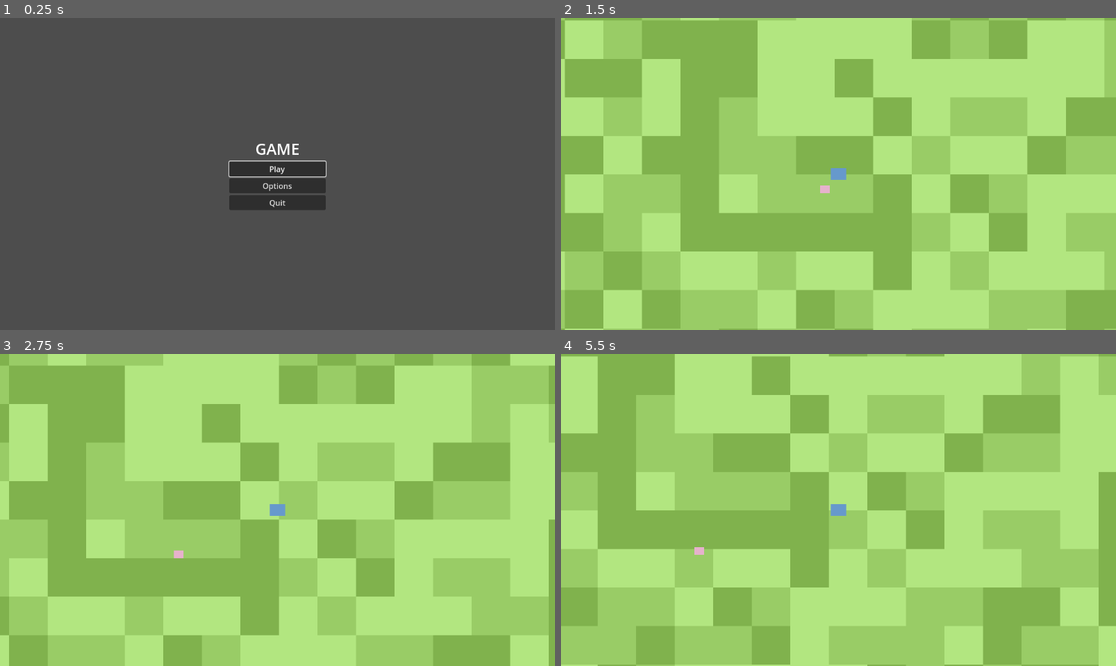
Above: before the commit, frames 1-4 (two rows, left to right).
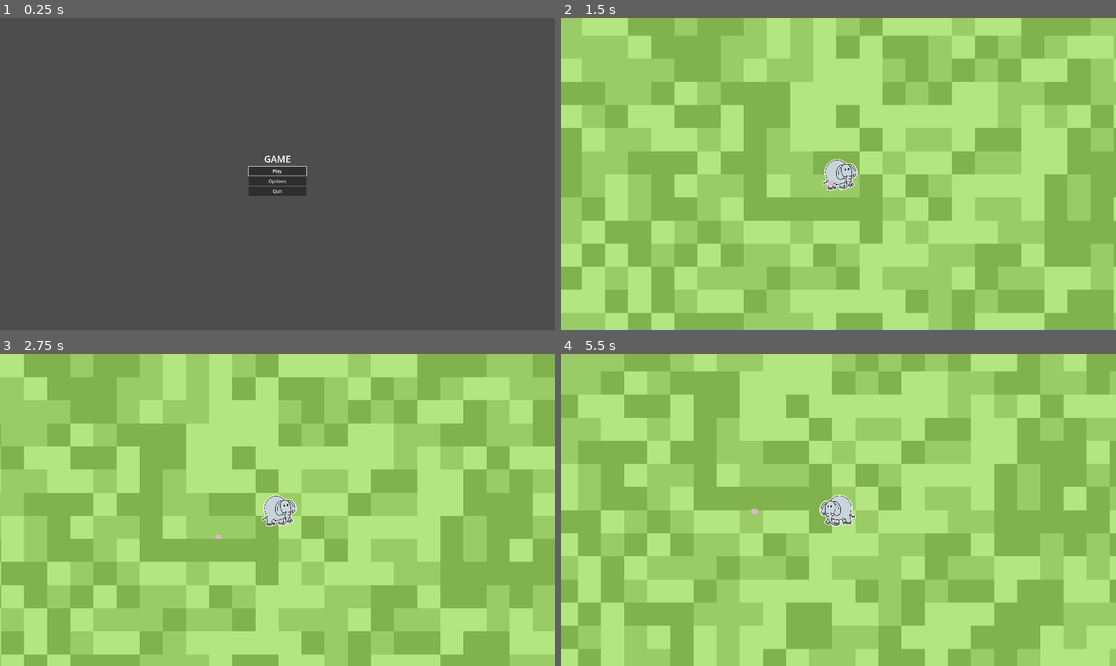
Above: after the commit, the same moments.

Repository: kevinpliang/micro-jam-47
Game: Godot game, scene res://game/Main.tscn
Two runs of this game, one before a commit and one after it. Both use one fixed random seed, a clock stepped at 60 frames per second and the inputs below.
Inputs (mouse positions are in pixels of both pictures, inside the frame that each line leads up to):
- Up to frame 1 (0.25 s): no input
- Up to frame 2 (1.5 s): click "Play" at 0.5 s; move the mouse to (960, 158) at 1.27 s; hold D (right) from 1.28 s (still down); click (960, 158) at 1.42 s
- Up to frame 3 (2.75 s): move the mouse to (166, 525) at 2.02 s; release D (right) at 2.03 s; hold S (down) from 2.03 s (still down)
- Up to frame 4 (5.5 s): move the mouse to (894, 441) at 2.77 s; release S (down) at 2.78 s; hold D (right) 2.78-3.53 s; move the mouse to (810, 572) at 3.52 s; hold W (up) 3.53-4.28 s; click (810, 572) at 3.67 s; move the mouse to (1005, 556) at 4.27 s; hold A (left) from 4.28 s (still down); move the mouse to (672, 463) at 5.02 s

The runs differ from the first frame. In frame 1, 2.2% of the frame differs, in the area x 41-59%, y 40-62%; in frame 2, 68%, in the area x 0-100%, y 0-100%; in frame 3, 64%; in frame 4, 65%.

Commit message:
add basic PlayerElephant idle and run sprites

Diff:
--- a/characters/PlayerElephant.gd
+++ b/characters/PlayerElephant.gd
@@ -33,6 +33,19 @@
 			velocity = direction * speed
 
 		move_and_slide()
+		_change_sprite()
+
+func _change_sprite():
+	if velocity.x < 0:
+		$Body.flip_h = true
+	elif velocity.x > 0:
+		$Body.flip_h = false
+
+	if velocity != Vector2.ZERO:
+		$Body.play("run")
+	else:
+		$Body.play("idle")
+
 
 func _on_area_entered(area):
 	# Check if we collided with a lion - kill it!
--- a/characters/PlayerElephant.tscn
+++ b/characters/PlayerElephant.tscn
@@ -1,6 +1,38 @@
-[gd_scene load_steps=4 format=3 uid="uid://bvn8rqtnwi645"]
+[gd_scene load_steps=9 format=3 uid="uid://bvn8rqtnwi645"]
 
 [ext_resource type="Script" uid="uid://c6vqd4cfnkekq" path="res://characters/PlayerElephant.gd" id="1_player"]
+[ext_resource type="Texture2D" uid="uid://b2rp6sdeldgy5" path="res://characters/assets/PlayerElephant/PlayerElephantIdle.png" id="2_joyqf"]
+[ext_resource type="Texture2D" uid="uid://dscm6hsyalxvl" path="res://characters/assets/PlayerElephant/PlayerElephantRun.png" id="3_joyqf"]
+
+[sub_resource type="AtlasTexture" id="AtlasTexture_33fq1"]
+atlas = ExtResource("3_joyqf")
+region = Rect2(512, 0, 512, 512)
+
+[sub_resource type="AtlasTexture" id="AtlasTexture_hb80a"]
+atlas = ExtResource("3_joyqf")
+region = Rect2(0, 0, 512, 512)
+
+[sub_resource type="SpriteFrames" id="SpriteFrames_joyqf"]
+animations = [{
+"frames": [{
+"duration": 1.0,
+"texture": ExtResource("2_joyqf")
+}],
+"loop": true,
+"name": &"idle",
+"speed": 5.0
+}, {
+"frames": [{
+"duration": 1.0,
+"texture": SubResource("AtlasTexture_33fq1")
+}, {
+"duration": 1.0,
+"texture": SubResource("AtlasTexture_hb80a")
+}],
+"loop": true,
+"name": &"run",
+"speed": 5.0
+}]
 
 [sub_resource type="RectangleShape2D" id="RectangleShape2D_player"]
 size = Vector2(78, 58)
@@ -12,12 +44,11 @@
 collision_mask = 2
 script = ExtResource("1_player")
 
-[node name="Body" type="ColorRect" parent="."]
-offset_left = -40.0
-offset_top = -30.0
-offset_right = 40.0
-offset_bottom = 30.0
-color = Color(0.4, 0.6, 0.8, 1)
+[node name="Body" type="AnimatedSprite2D" parent="."]
+position = Vector2(1, 5)
+scale = Vector2(0.66796875, 0.66796875)
+sprite_frames = SubResource("SpriteFrames_joyqf")
+animation = &"idle"
 
 [node name="CollisionShape2D" type="CollisionShape2D" parent="."]
 shape = SubResource("RectangleShape2D_player")
--- a/project.godot
+++ b/project.godot
@@ -19,6 +19,11 @@
 
 Main="*res://game/Main.gd"
 PauseMenu="*res://game/ui/PauseMenu.tscn"
+
+[display]
+
+window/size/viewport_width=1920
+window/size/viewport_height=1080
 
 [input]
 
Not shown, added: characters/assets/PlayerElephant/PlayerElephant.png.import
Binary file added: characters/assets/PlayerElephant/PlayerElephantIdle.png
Not shown, added: characters/assets/PlayerElephant/PlayerElephantIdle.png.import
Binary file added: characters/assets/PlayerElephant/PlayerElephantRun.png
Not shown, added: characters/assets/PlayerElephant/PlayerElephantRun.png.import
